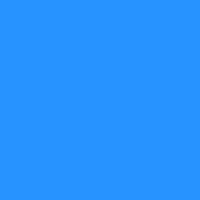
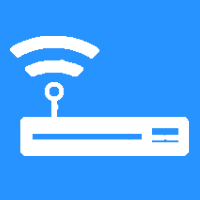
Two versions of the same layered image (w=200, h=200). Layer-by-layer changes:
added layer "Color Fill 1" above "Rectangle 1" over [10, 36, 189, 156]
